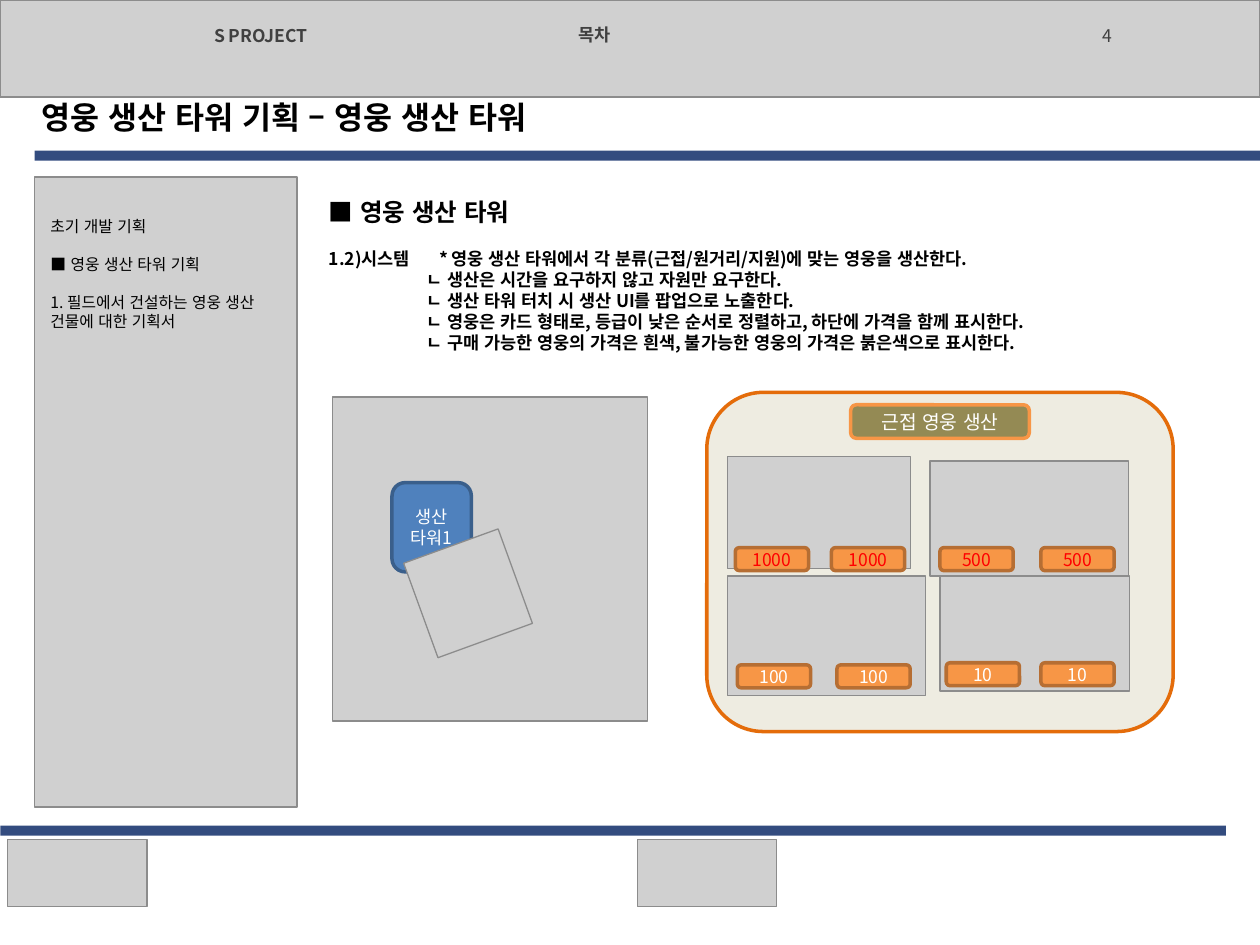
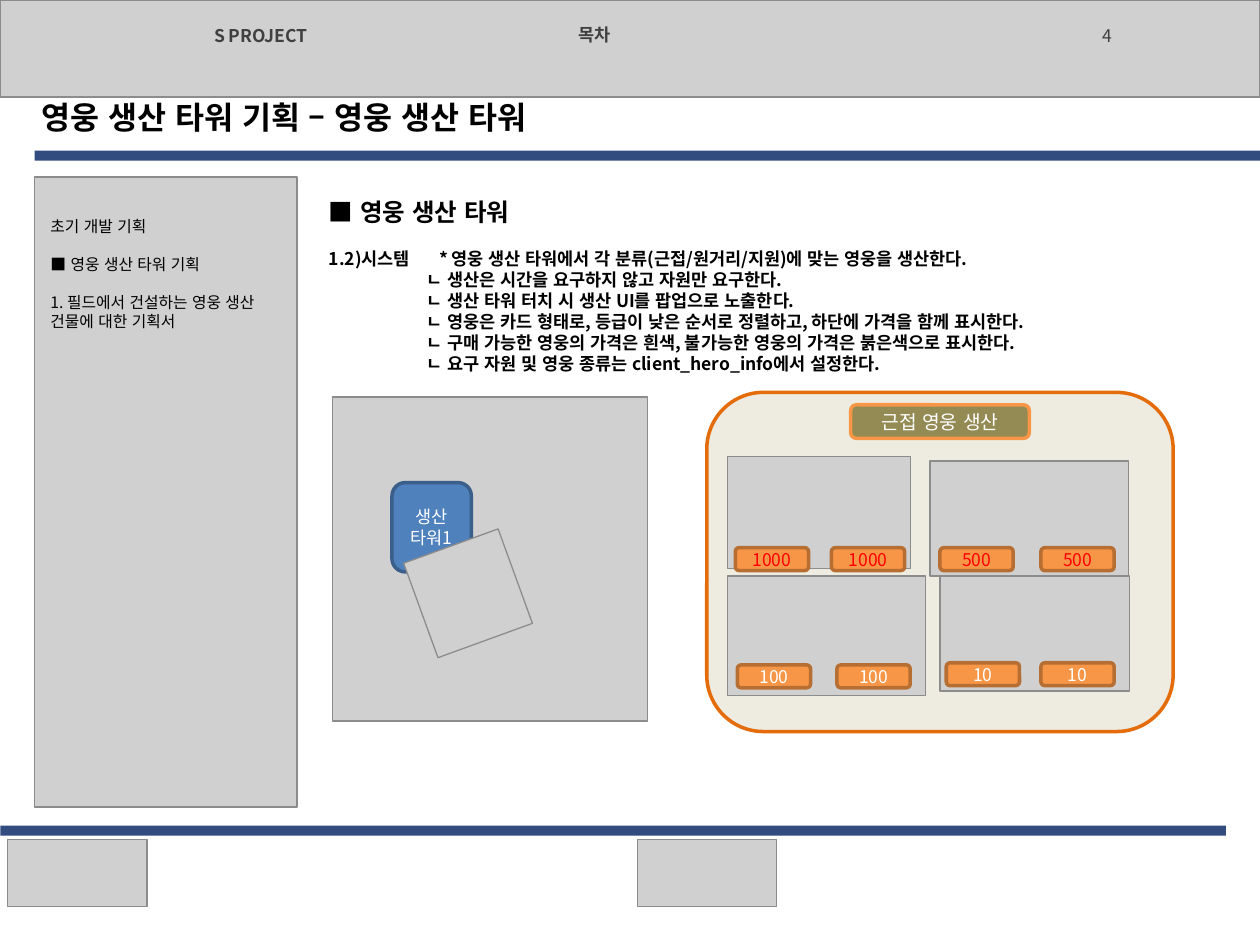
Before and after one commit to EpicRocket/SProjectDesign, a slide deck: slide 4 of Design/영웅 생산 타워 기획서.pptx. Drawn at 1260x945 pixels with LibreOffice and Linux fonts; fonts in the diff are those of the drawing; grey boxes stand for pictures. Boxes give left, top, right and bottom in pixels: in the first picture for what was removed or moved away, otherwise in the second. Text is boxed around its words. In the diff, an @@ line names an element or a change of style, - is before the commit and + after.

Commit message:
#add
영웅 생산 타워 기획서 (작성중)

기획서 추가

```diff
--- a/Design/영웅 생산 타워 기획서.pptx
+++ b/Design/영웅 생산 타워 기획서.pptx
@@ text at [426,352,881,373]: paragraph added @@
+ㄴ 요구 자원 및 영웅 종류는 client_hero_info에서 설정한다.
```
Also in this commit, not shown: 2 other slides changed.
